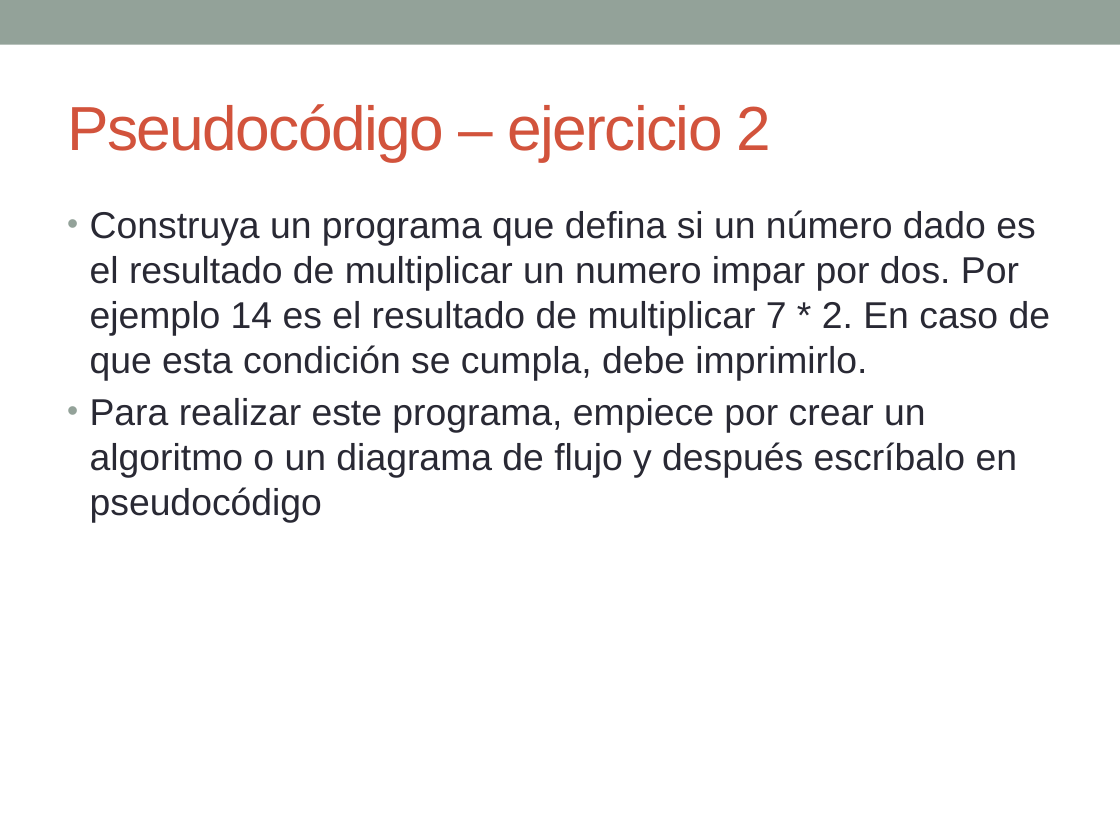
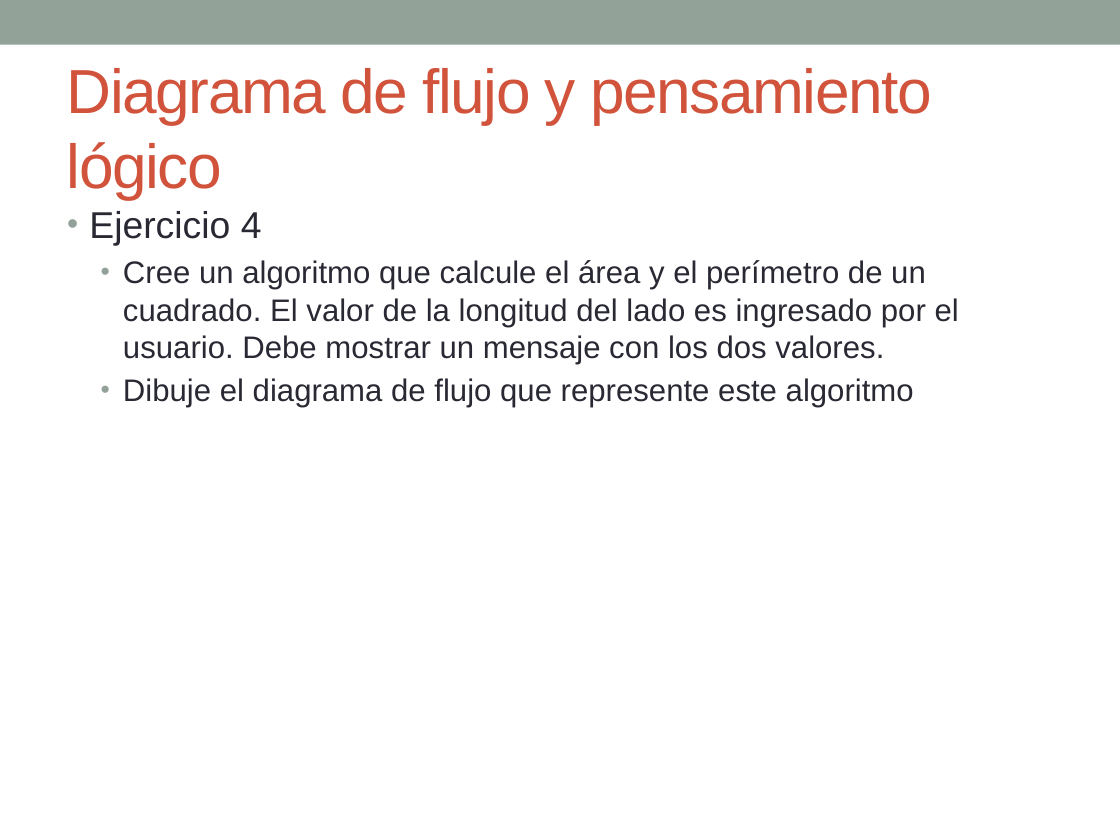
Before and after one commit to esolorzanob/UPI_Introduccion, a slide deck: slide 14 of Semana 3.pptx. Drawn at 1120x840 pixels with LibreOffice and Linux fonts; fonts in the diff are those of the drawing. Boxes give left, top, right and bottom in pixels: in the first picture for what was removed or moved away, otherwise in the second. Text is boxed around its words. In the diff, an @@ line names an element or a change of style, - is before the commit and + after.

```diff
--- a/Semana 3.pptx
+++ b/Semana 3.pptx
@@ text at <box>67,68,931,199</box>: text changed @@
-Pseudocódigo – ejercicio 2
+Diagrama de flujo y pensamiento lógico
@@ text at <box>89,211,959,408</box>: text changed; size 24 to 20 pt @@
-• Construya un programa que defina si un número dado es el resultado de multiplicar un numero impar por dos. Por ejemplo 14 es el resultado de multiplicar 7 * 2. En caso de que esta condición se cumpla, debe imprimirlo.
-• Para realizar este programa, empiece por crear un algoritmo o un diagrama de flujo y después escríbalo en pseudocódigo
+• Ejercicio 4
+  • Cree un algoritmo que calcule el área y el perímetro de un cuadrado. El valor de la longitud del lado es ingresado por el usuario. Debe mostrar un mensaje con los dos valores.
+  • Dibuje el diagrama de flujo que represente este algoritmo
```
Also in this commit, not shown: 6 other slides changed, 7 slides added, 7 slides removed, 25 other files.
